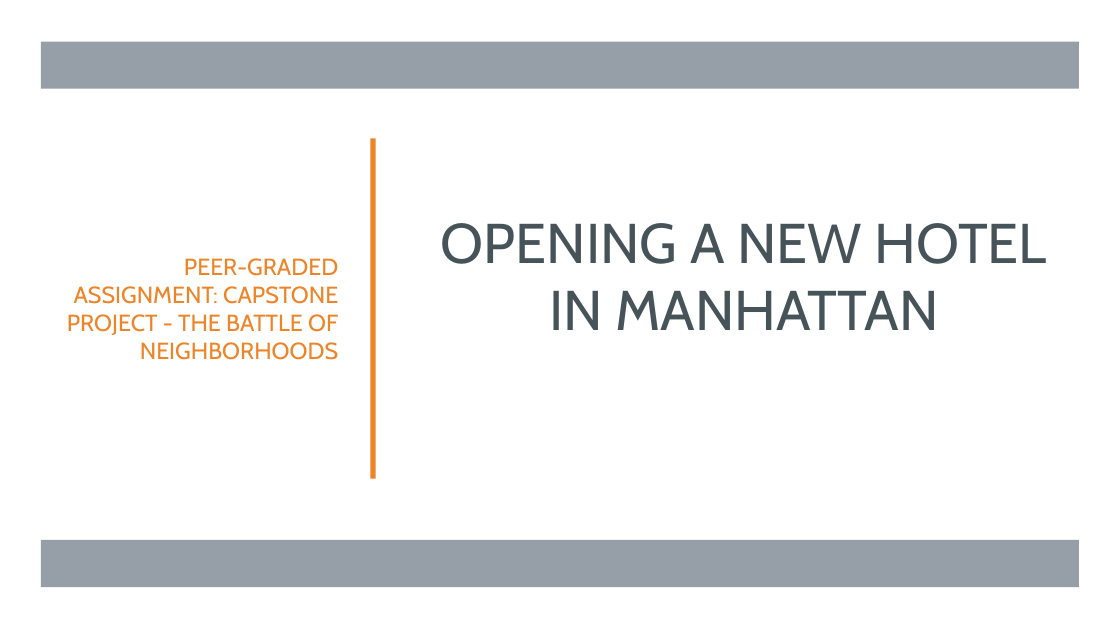
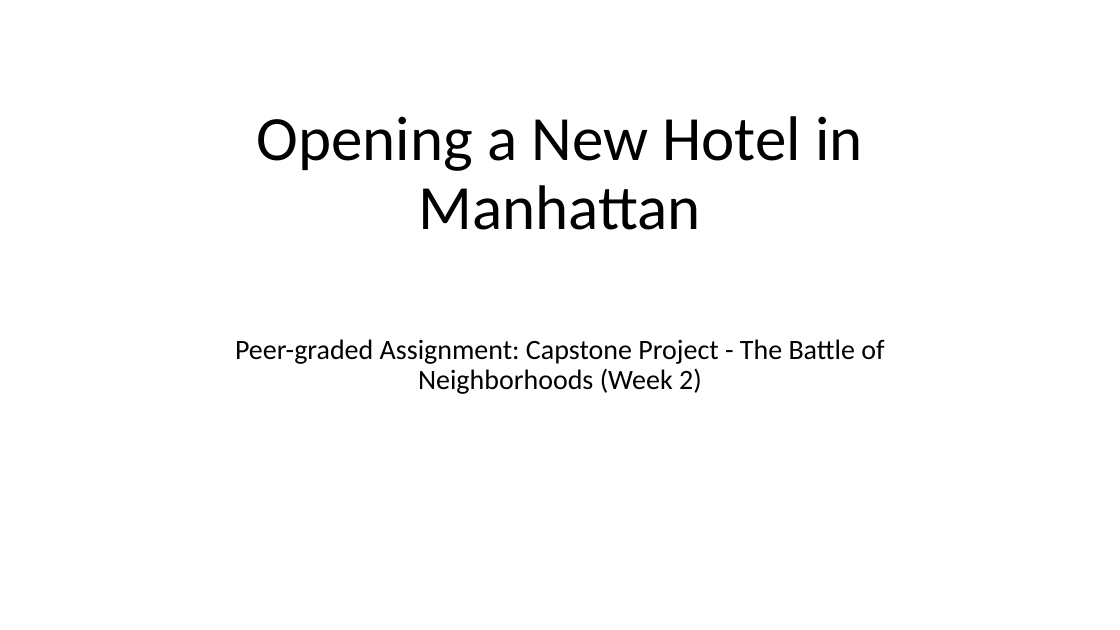
Before and after one commit to Hughli3/Coursera_Capstone, a slide deck: slide 1 of Week4 & 5/Final ppt.pptx (slide 3 before the commit). Drawn at 1120x630 pixels with LibreOffice and Linux fonts; fonts in the diff are those of the drawing. Boxes give left, top, right and bottom in pixels: in the first picture for what was removed or moved away, otherwise in the second. Text is boxed around its words. In the diff, an @@ line names an element or a change of style, - is before the commit and + after.

```diff
--- a/Week4 & 5/Final ppt.pptx
+++ b/Week4 & 5/Final ppt.pptx
@@ rectangle removed at bbox=[0, 0, 1120, 630] @@
@@ rectangle removed at bbox=[41, 42, 1080, 89] @@
@@ title "Opening a New Hotel in ..." at bbox=[257, 116, 863, 230]: vertical alignment middle to bottom @@
@@ title at bbox=[257, 116, 863, 230]: text changed; size 48 to 54 pt; font Cabin to Calibri; text colour #465359 to #000000 @@
-OPENING A NEW HOTEL IN MANHATTAN
+Opening a New Hotel in Manhattan
@@ rectangle removed at bbox=[371, 138, 376, 478] @@
@@ subtitle "Peer-graded Assignment: Capstone Project - ..." at bbox=[235, 339, 884, 394]: vertical alignment middle to top @@
@@ subtitle at bbox=[235, 339, 884, 394]: text changed; size 20 to 24 pt; font Cabin to Calibri; text colour #ED8428 to #000000 @@
-PEER-GRADED ASSIGNMENT: CAPSTONE PROJECT - THE BATTLE OF NEIGHBORHOODS
+Peer-graded Assignment: Capstone Project - The Battle of Neighborhoods (Week 2)
@@ rectangle removed at bbox=[41, 540, 1080, 587] @@
```
Also in this commit, not shown: 8 other slides changed, 4 slides added, 5 slides removed, 1 other file.
